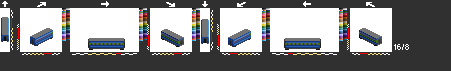
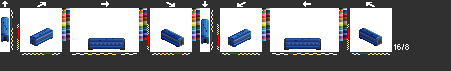
Two versions of the same layered image (451×71). Layer-by-layer changes:
hid "ffdsb2" over [2,17,382,49]
painted on "ff" over [88,48,321,50]
